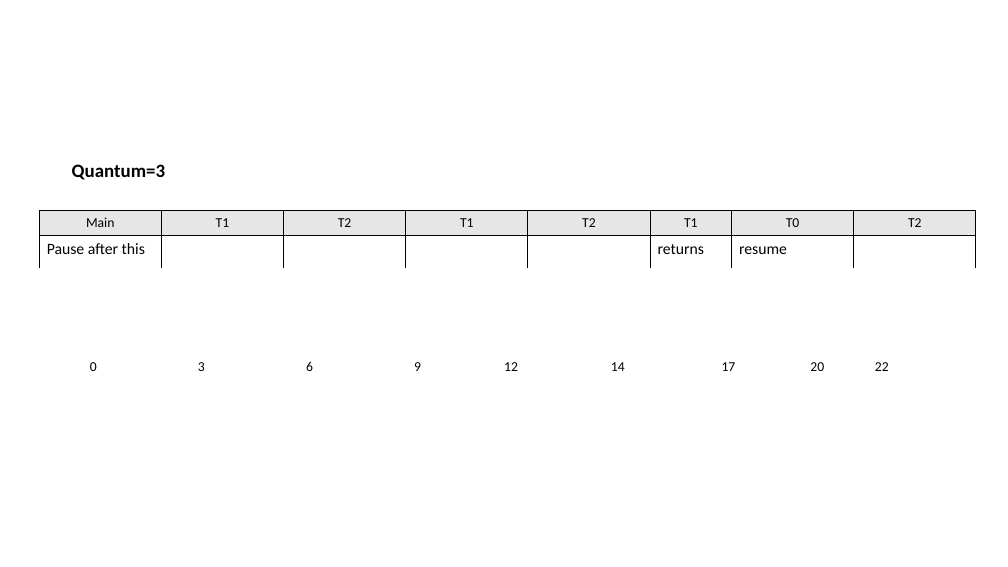
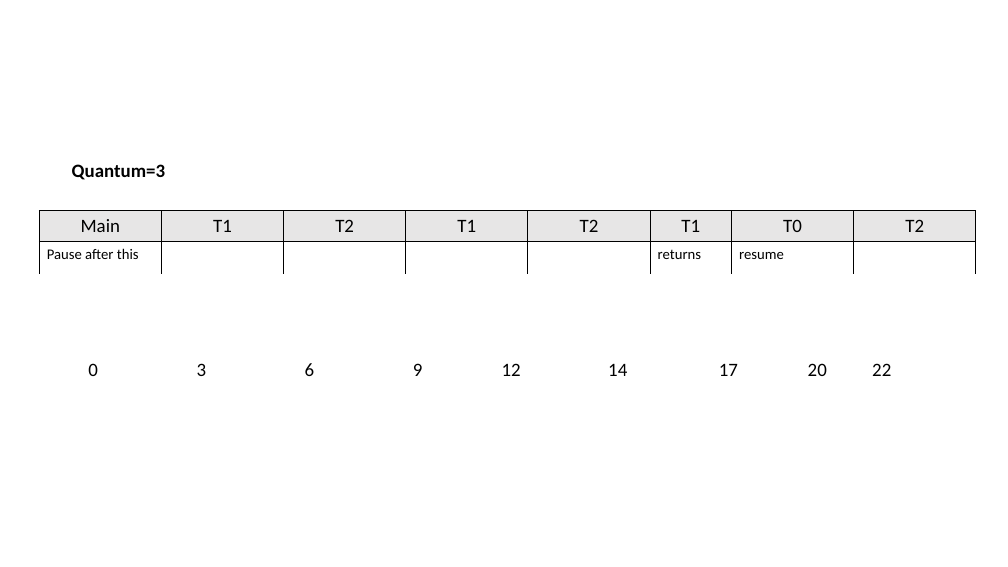
Before and after one commit to Suuuuuzy/run_JSCPG, a slide deck: slide 14 of graphs.pptx (slide 15 before the commit). Drawn at 1008x567 pixels with LibreOffice and Linux fonts; fonts in the diff are those of the drawing. Boxes give left, top, right and bottom in pixels: in the first picture for what was removed or moved away, otherwise in the second. Text is boxed around its words. In the diff, an @@ line names an element or a change of style, - is before the commit and + after.

```diff
--- a/graphs.pptx
+++ b/graphs.pptx
@@ table at bbox=[39, 211, 979, 274] @@
@@ size 13 to 18 pt in "Main", "T1", "T2", "T1" and 4 more places @@
@@ size 15 to 14 pt in "Pause after this", "returns", "resume" @@
@@ table at bbox=[39, 355, 901, 395] @@
@@ size 13 to 18 pt @@
```
Also in this commit, not shown: 7 other slides changed, 1 slide removed, 4 other files.
